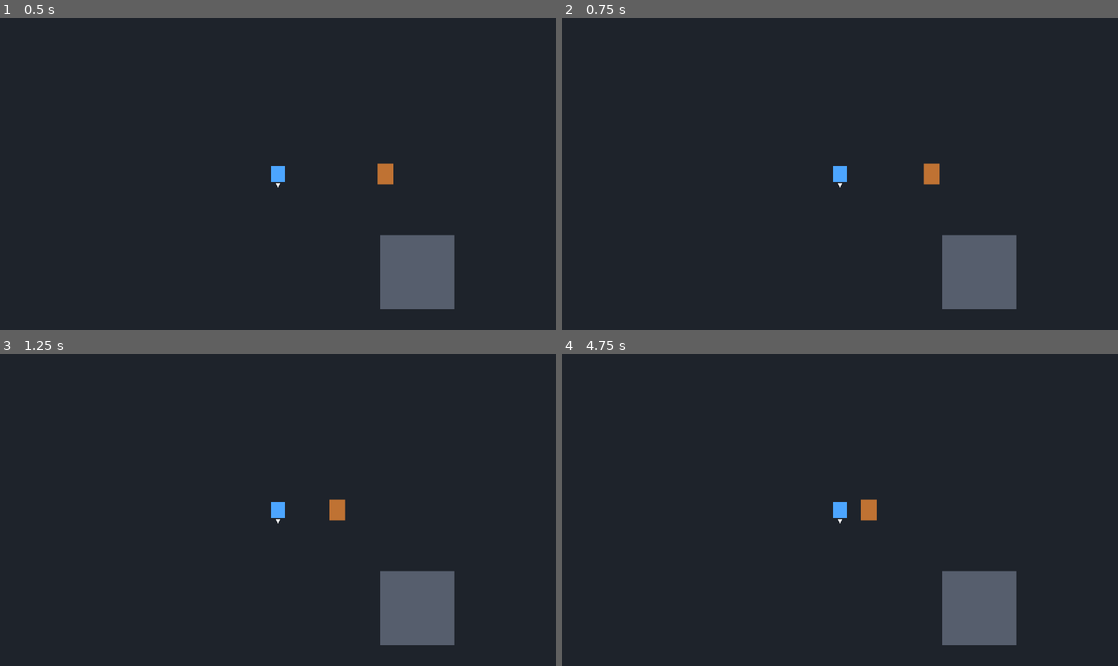
Above: before the commit, frames 1-4 (two rows, left to right).
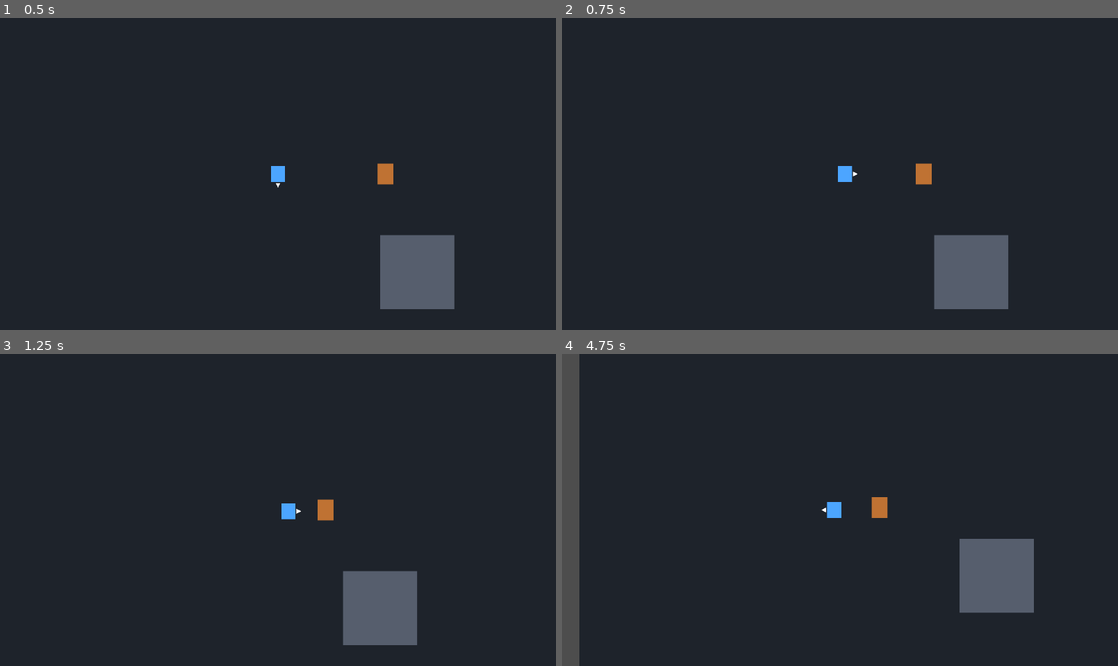
Above: after the commit, the same moments.

Repository: kikajima/dragonballsoullegacy
Game: Godot game, scene res://scenes/bootstrap/bootstrap.tscn
The game is run twice, just before and just after one commit, with the same random seed, the same clock (stepped at 60 frames per second) and the same inputs.
Inputs:
- Up to frame 1 (0.5 s): no input
- Up to frame 2 (0.75 s): hold D (move_right) from 0.53 s (still down); tap K (ki_blast) at 0.6 s
- Up to frame 3 (1.25 s): keep holding D (move_right)
- Up to frame 4 (4.75 s): release D (move_right) at 1.28 s; hold S (move_down) 1.28-2.03 s; tap J (attack) at 1.35 s; tap K (ki_blast) every 0.75 s from 1.55 to 4.55 s; hold D (move_right) 2.03-2.78 s; hold Shift (block) 2.03-2.78 s; hold W (move_up) 2.78-3.53 s; tap L (charge_ki) at 2.85 s; hold A (move_left) from 3.53 s (still down); tap Space (dash) at 3.6 s; tap E (interact) at 4.35 s

Frame 1 is identical in both runs. In frame 2, 1.0% of the frame differs, in the area x 48-82%, y 46-94%; in frame 3, 3.7%; in frame 4, 7.2%, in the area x 0-85%, y 0-100%.
Error before the commit: Invalid assignment of property or key 'visible' with value of type 'bool' on a base object of type 'null instance'. (res://actors/player/player.gd:45)

Commit message:
feat: wire guard Ki and projectile systems into player

Diff:
--- a/actors/player/player.tscn
+++ b/actors/player/player.tscn
@@ -12,6 +12,10 @@
 [ext_resource type="Script" path="res://components/health/health_component.gd" id="10_health"]
 [ext_resource type="Script" path="res://components/hurtbox/hurtbox_component.gd" id="11_hurtbox"]
 [ext_resource type="Script" path="res://components/knockback/knockback_component.gd" id="12_knockback"]
+[ext_resource type="Script" path="res://components/guard/guard_component.gd" id="13_guard"]
+[ext_resource type="Script" path="res://components/ki/ki_component.gd" id="14_ki"]
+[ext_resource type="Script" path="res://combat/ki/ki_blast_component.gd" id="15_ki_blast"]
+[ext_resource type="PackedScene" path="res://combat/projectiles/ki_blast_projectile.tscn" id="16_projectile"]
 
 [sub_resource type="RectangleShape2D" id="RectangleShape2D_player"]
 size = Vector2(10, 8)
@@ -31,6 +35,12 @@
 script = ExtResource("1_player")
 
 [node name="Visuals" type="Node2D" parent="."]
+
+[node name="ChargeAura" type="Polygon2D" parent="Visuals"]
+visible = false
+z_index = -2
+polygon = PackedVector2Array(0, -18, 12, -13, 18, 0, 12, 13, 0, 18, -12, 13, -18, 0, -12, -13)
+color = Color(0.35, 0.75, 1, 0.24)
 
 [node name="AnimatedSprite2D" type="AnimatedSprite2D" parent="Visuals"]
 sprite_frames = SubResource("SpriteFrames_player")
@@ -97,6 +107,19 @@
 strength = 95.0
 duration = 0.14
 
+[node name="GuardComponent" type="Node" parent="Components"]
+script = ExtResource("13_guard")
+
+[node name="KiComponent" type="Node" parent="Components"]
+script = ExtResource("14_ki")
+max_ki = 100.0
+starting_ki = 100.0
+
+[node name="KiBlastComponent" type="Node" parent="Components"]
+script = ExtResource("15_ki_blast")
+projectile_scene = ExtResource("16_projectile")
+ki_component_path = NodePath("../KiComponent")
+
 [node name="Hurtbox" type="Area2D" parent="."]
 collision_layer = 2
 collision_mask = 0
Not shown: 1 places in actors/player/player.tscn that only renumber resources
